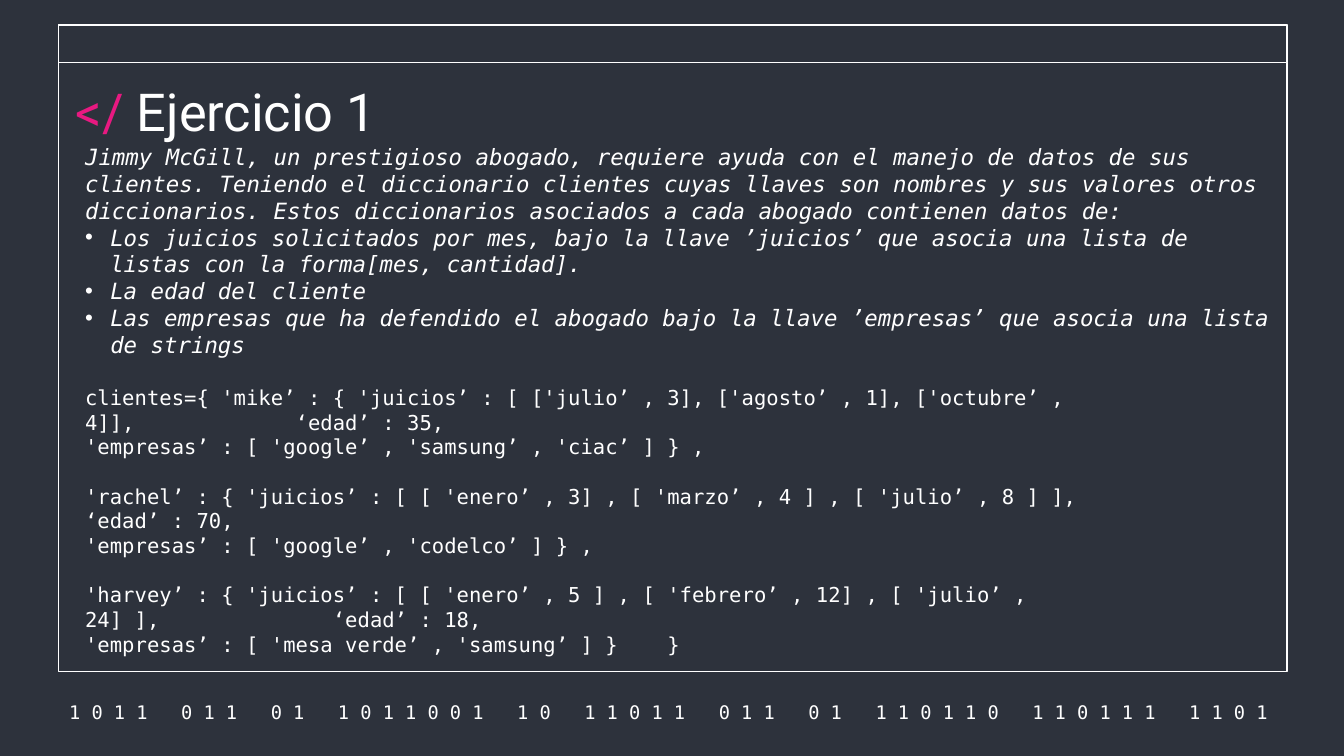
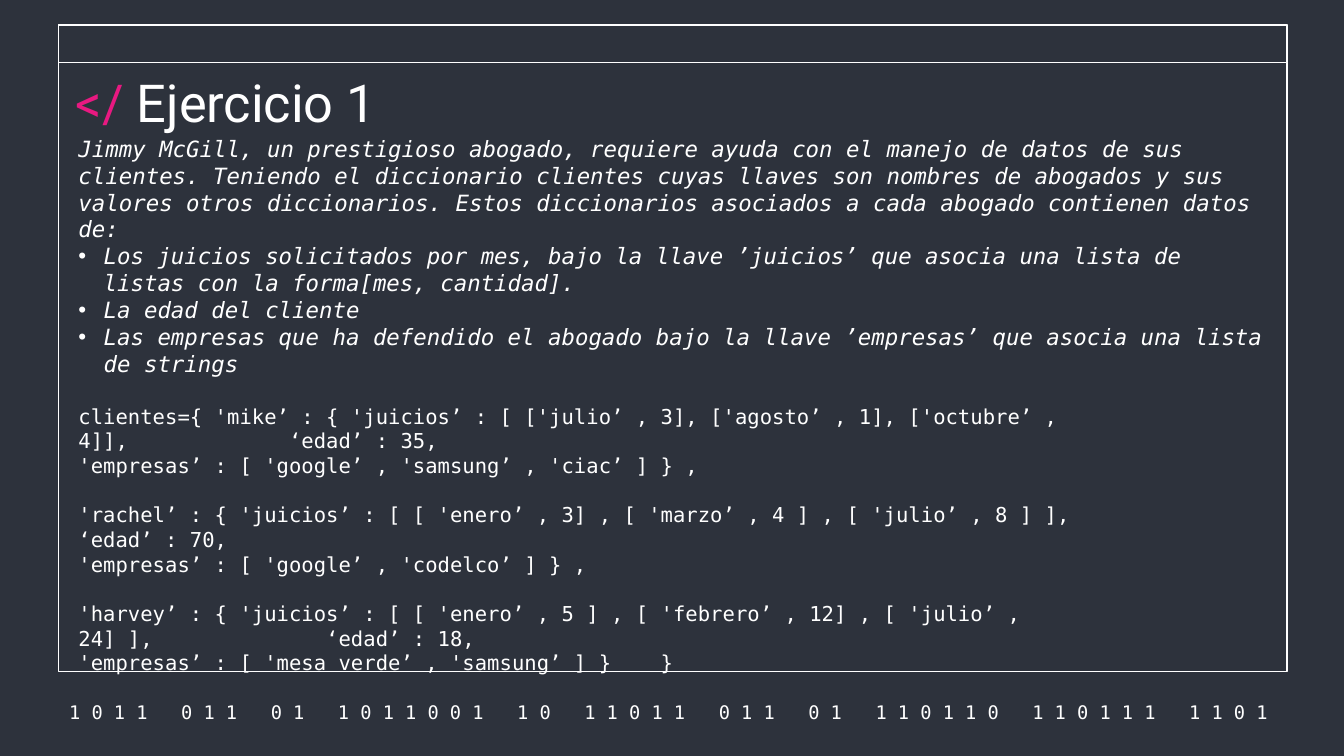
Before and after one commit to re-rojas/Programming-resources, a slide deck: slide 14 of Source ppts/9 Diccionarios.pptx (slide 10 before the commit). Drawn at 1344x756 pixels with LibreOffice and Linux fonts; fonts in the diff are those of the drawing. Boxes give left, top, right and bottom in pixels: in the first picture for what was removed or moved away, otherwise in the second. Text is boxed around its words. In the diff, an @@ line names an element or a change of style, - is before the commit and + after.

```diff
--- a/Source ppts/9 Diccionarios.pptx
+++ b/Source ppts/9 Diccionarios.pptx
@@ title "</ Ejercicio 1": place and size @@
-title "</ Ejercicio 1" at box(137, 93, 376, 142)
+title "</ Ejercicio 1" at box(137, 84, 376, 133)
@@ subtitle "Jimmy McGill, un prestigioso abogado, ...": place and size @@
-subtitle "Jimmy McGill, un prestigioso abogado, ..." at box(85, 148, 1268, 657)
+subtitle "Jimmy McGill, un prestigioso abogado, ..." at box(78, 140, 1262, 675)
@@ subtitle at box(78, 140, 1250, 238): text changed @@
-Jimmy McGill, un prestigioso abogado, requiere ayuda con el manejo de datos de sus clientes. Teniendo el diccionario clientes cuyas llaves son nombres y sus valores otros diccionarios. Estos diccionarios asociados a cada abogado contienen datos de:
+Jimmy McGill, un prestigioso abogado, requiere ayuda con el manejo de datos de sus clientes. Teniendo el diccionario clientes cuyas llaves son nombres de abogados y sus valores otros diccionarios. Estos diccionarios asociados a cada abogado contienen datos de:
```
Also in this commit, not shown: 1 other slide changed, 4 slides added, 2 other files.
